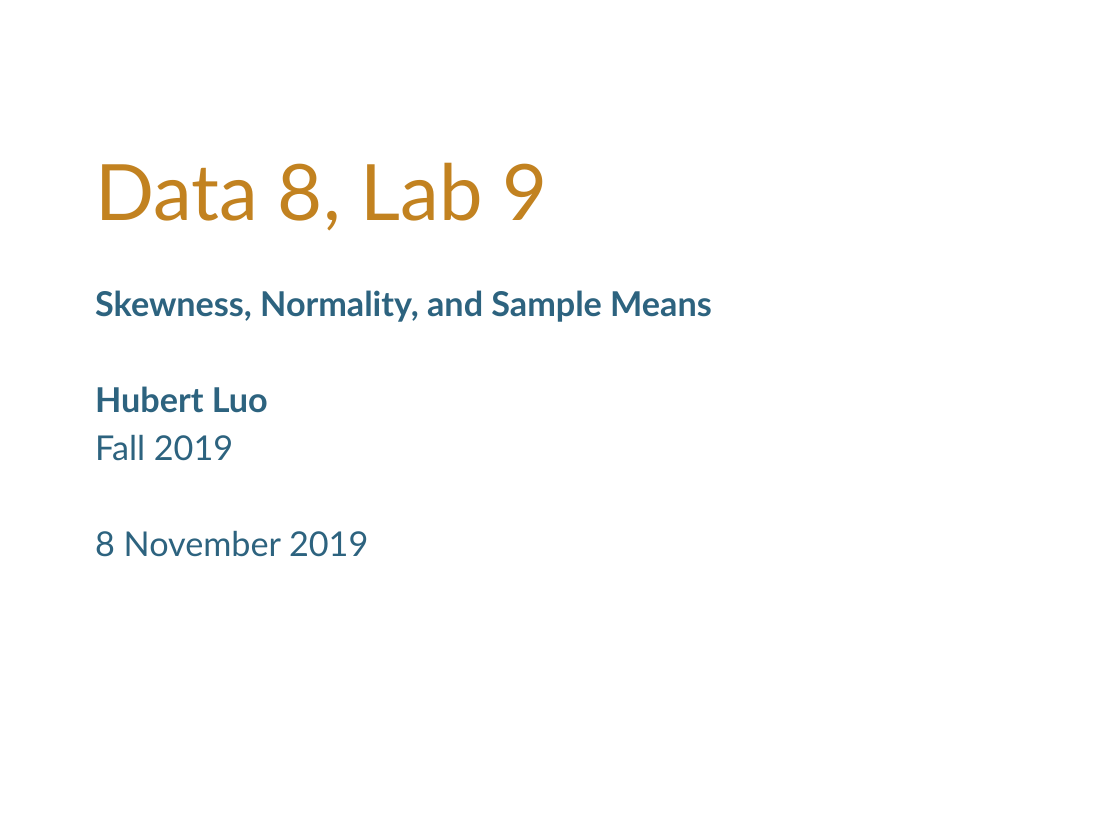
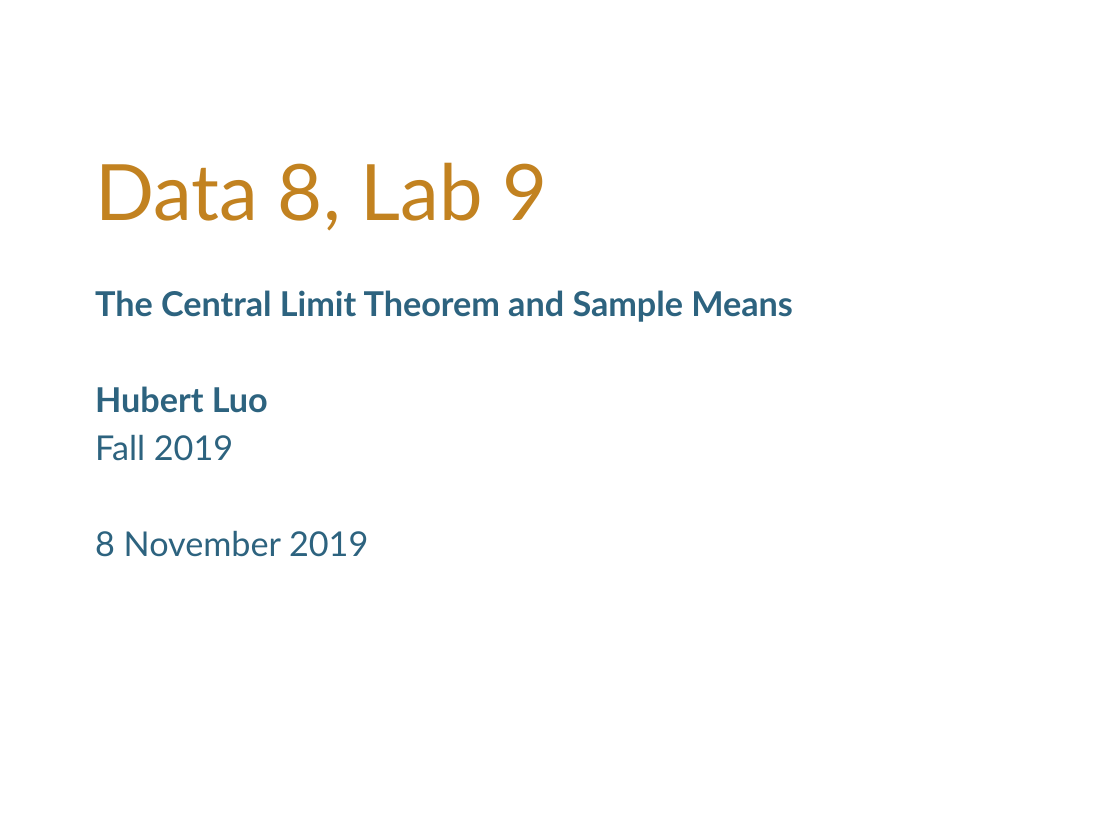
Before and after one commit to hLuo27/teaching, a slide deck: slide 1 of data8/slides/lab9.pptx. Drawn at 1120x840 pixels with LibreOffice and Linux fonts; fonts in the diff are those of the drawing; background and template pictures are left out. Boxes give left, top, right and bottom in pixels: in the first picture for what was removed or moved away, otherwise in the second. Text is boxed around its words. In the diff, an @@ line names an element or a change of style, - is before the commit and + after.

```diff
--- a/data8/slides/lab9.pptx
+++ b/data8/slides/lab9.pptx
@@ subtitle at (95, 290, 793, 322): text changed @@
-Skewness, Normality, and Sample Means
+The Central Limit Theorem and Sample Means
```
Also in this commit, not shown: 1 other file.
